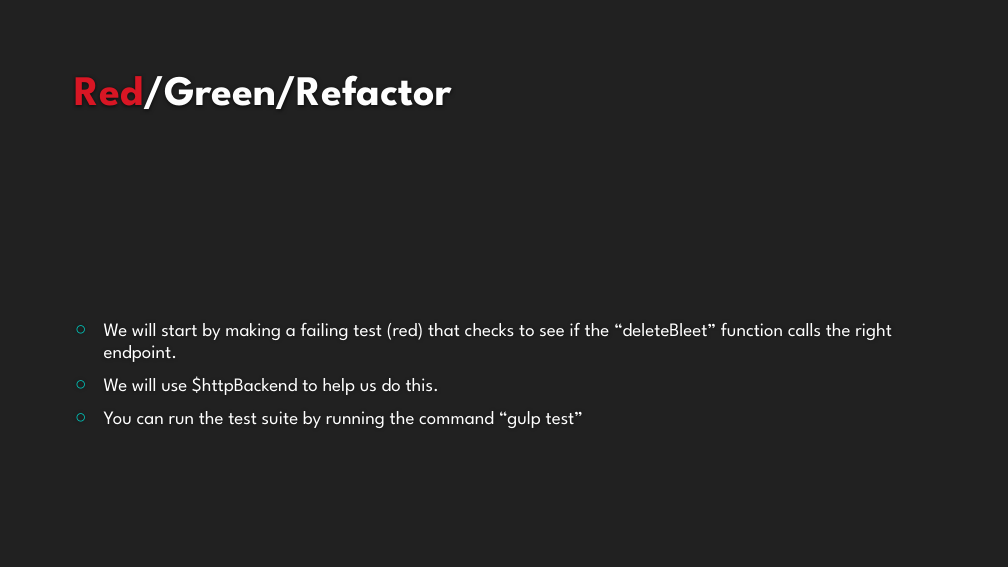
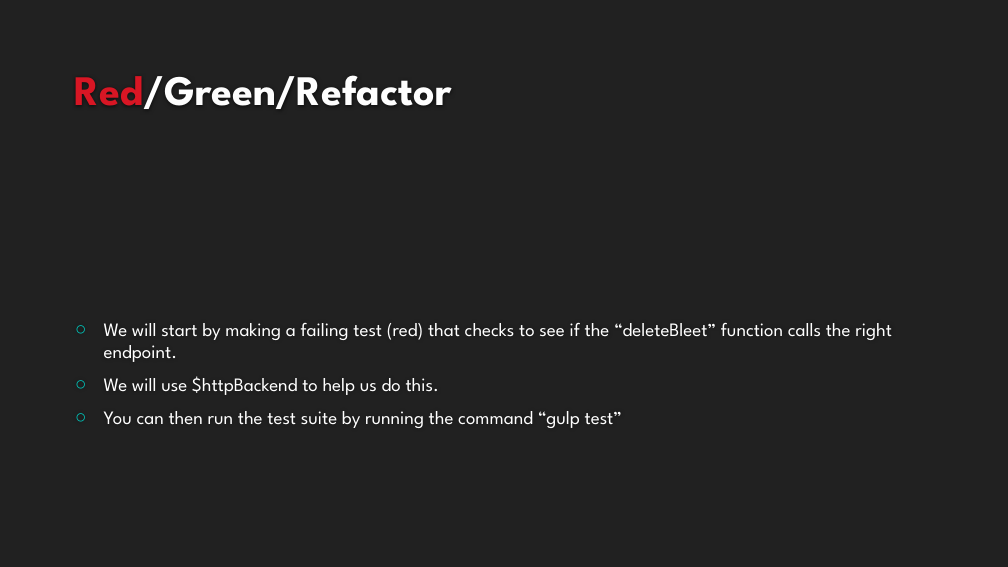
Before and after one commit to francesco-desensi/tdd-workshop, a slide deck: slide 9 of doc/TDD Workshop - TDD In Practice with AngularJS - Hands-on.pptx (slide 8 before the commit). Drawn at 1008x567 pixels with LibreOffice and Linux fonts; fonts in the diff are those of the drawing; background and template pictures are left out. Boxes give left, top, right and bottom in pixels: in the first picture for what was removed or moved away, otherwise in the second. Text is boxed around its words. In the diff, an @@ line names an element or a change of style, - is before the commit and + after.

```diff
--- a/doc/TDD Workshop - TDD In Practice with AngularJS - Hands-on.pptx
+++ b/doc/TDD Workshop - TDD In Practice with AngularJS - Hands-on.pptx
@@ text at (x1=104, y1=411, x2=622, y2=428): text changed @@
-○ You can run the test suite by running the command “gulp test”
+○ You can then run the test suite by running the command “gulp test”
```
Also in this commit, not shown: 2 other slides changed, 1 slide added.
